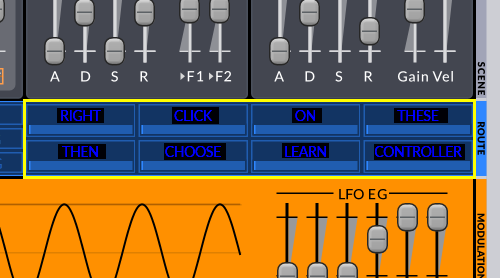
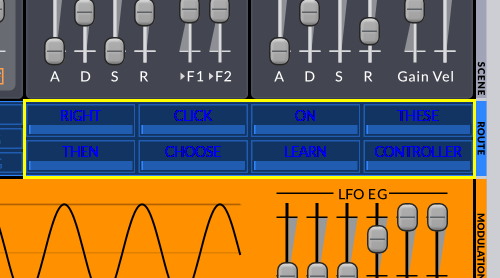
Revision of a layered 500×278 image; what changed, layer by layer:
painted on "Pasted Layer" over 57, 107, 465, 160
